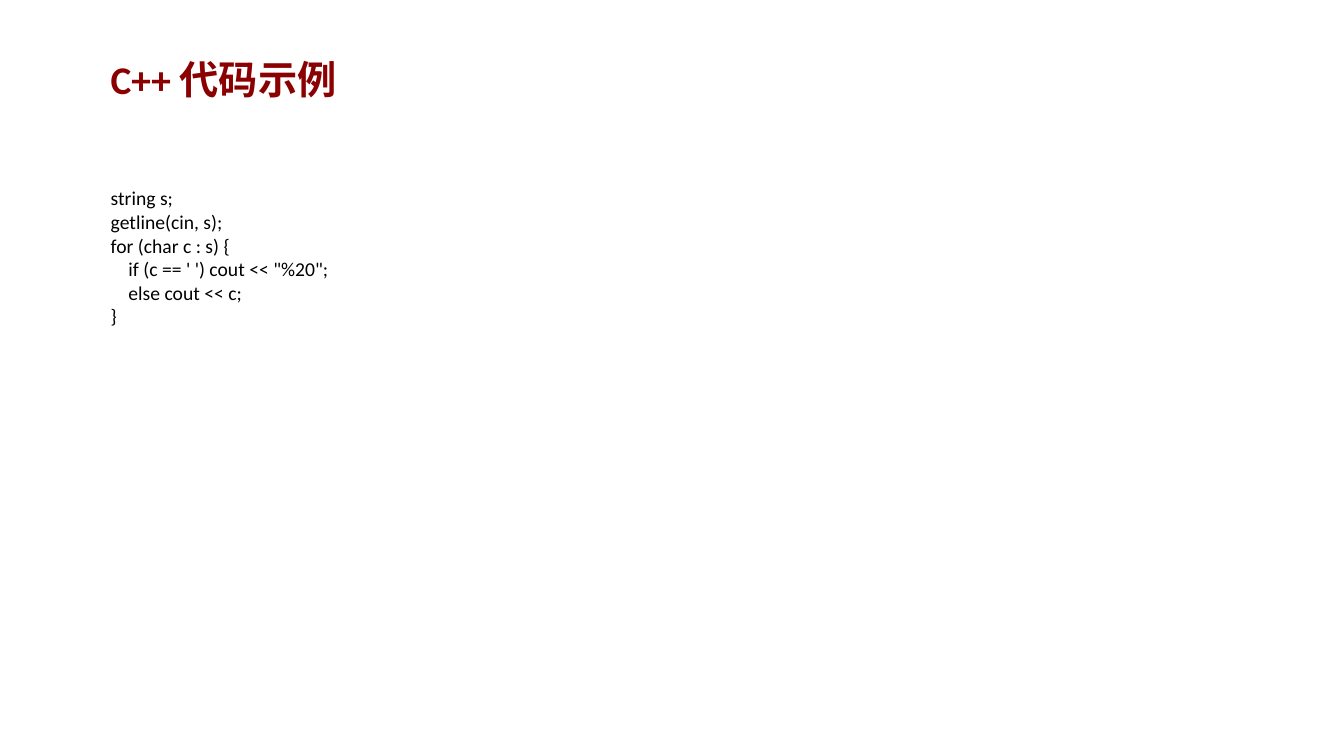
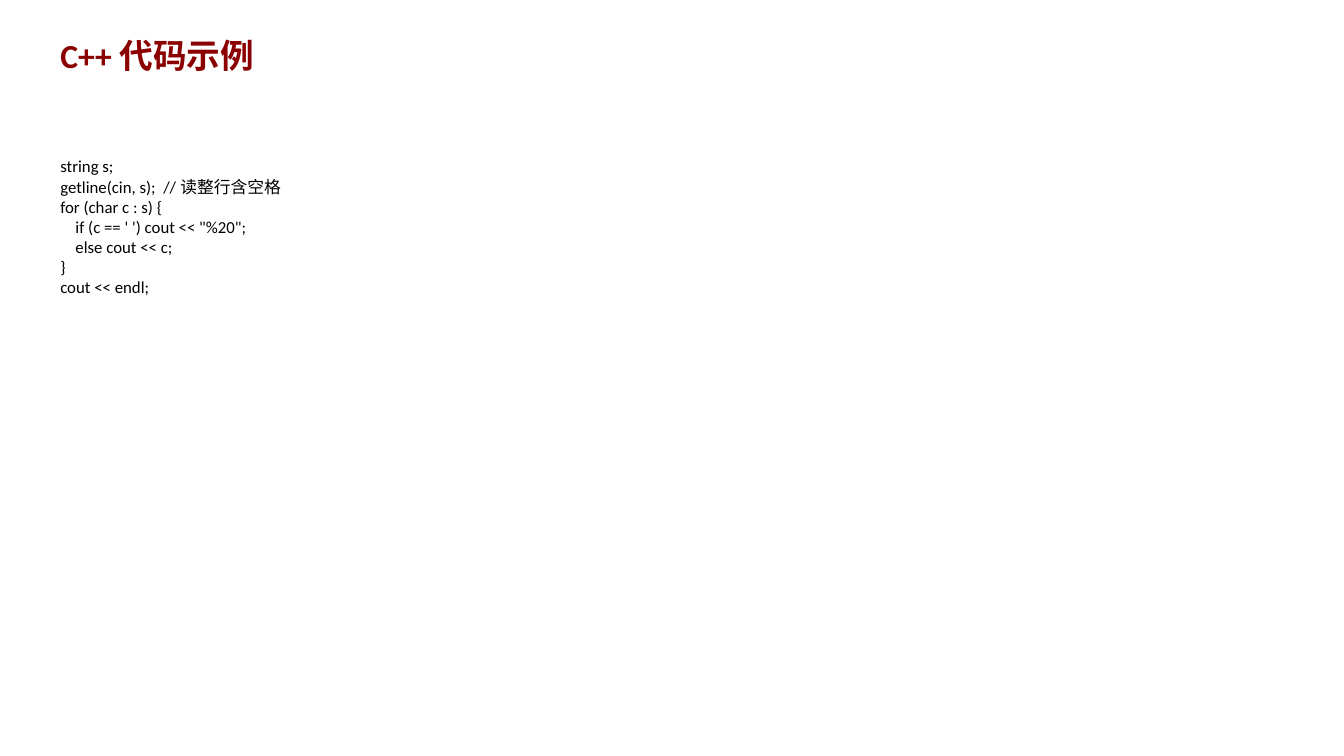
Before and after one commit to AndyLishengrui/trae-coding-course, a slide deck: slide 3 of textbook/ppt/chapter06_ppt.pptx (slide 4 before the commit). Drawn at 1344x756 pixels with LibreOffice and Linux fonts; fonts in the diff are those of the drawing. Boxes give left, top, right and bottom in pixels: in the first picture for what was removed or moved away, otherwise in the second. Text is boxed around its words. In the diff, an @@ line names an element or a change of style, - is before the commit and + after.

Commit message:
v5.4: PPT重建(详细代码示例) + 第3轮一致性修复 + 第4轮启动
PPT改进：
- 15个PPT从8页扩充到7页（含完整C++/Python代码示例）
- 每个PPT含：概念讲解、代码示例、常见错误、练习题、小结
- 代码示例更详细，含注释说明

教材修复：
- 第3轮：JD015/JD017/JD029/JD033/JD158 一致性修复
- 第4轮：边缘情况和准确性审查（进行中）

待完成：
- 第5-7轮迭代
- PPT第3轮校验

```diff
--- a/textbook/ppt/chapter06_ppt.pptx
+++ b/textbook/ppt/chapter06_ppt.pptx
@@ text "C++ 代码示例": place and size @@
-text "C++ 代码示例" at (111,61,337,98)
+text "C++ 代码示例" at (60,39,254,71)
@@ text "C++ 代码示例" at (60,39,254,71): size 28 to 24 pt @@
@@ text at (60,160,281,295): text changed; size 14 to 12 pt @@
-string s;
-getline(cin, s);
-for (char c : s) {
-if (c == ' ') cout << "%20";
-else cout << c;
-}
+string s;
+getline(cin, s); // 读整行含空格
+for (char c : s) {
+if (c == ' ') cout << "%20";
+else cout << c;
+}
+cout << endl;
```
Also in this commit, not shown: 4 other slides changed, 2 slides added, 3 slides removed, 17 other files.
